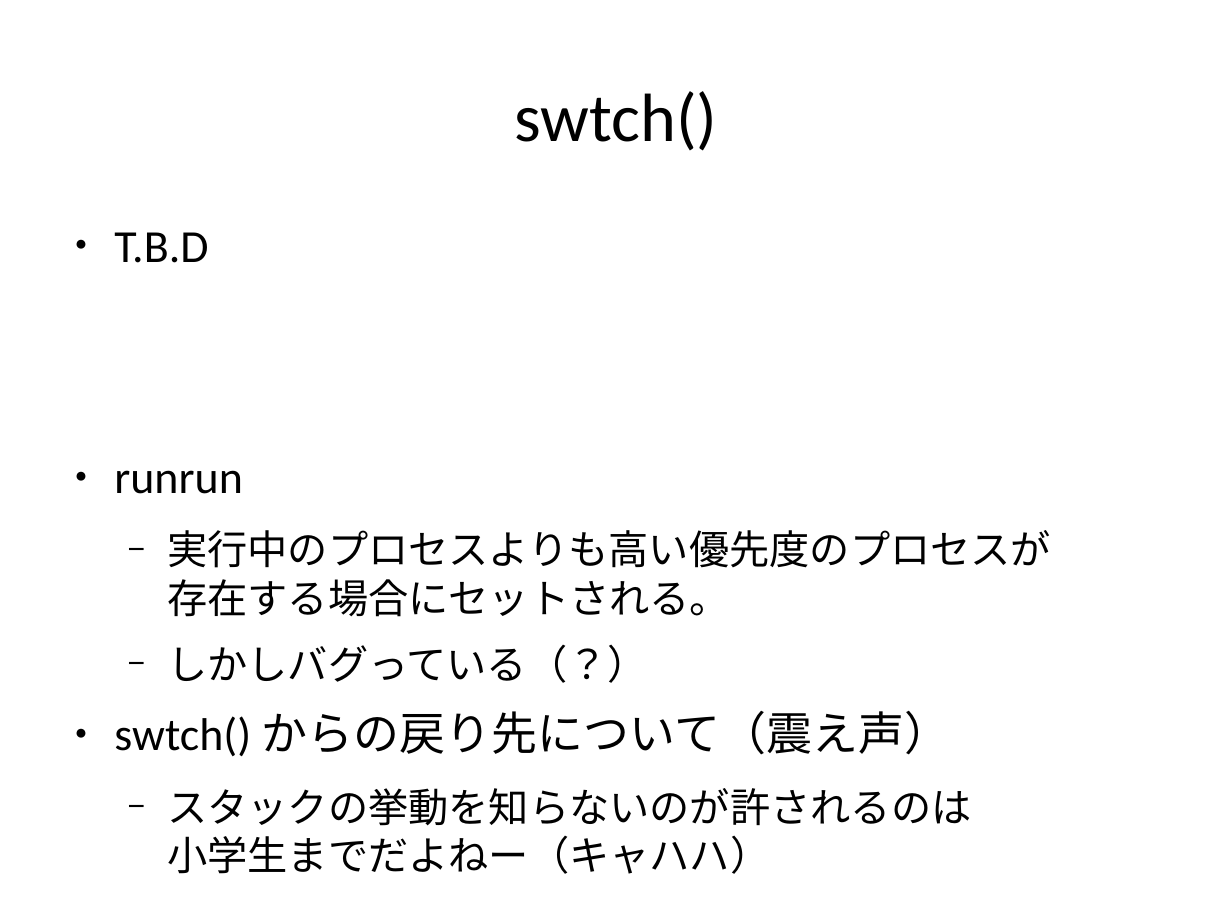
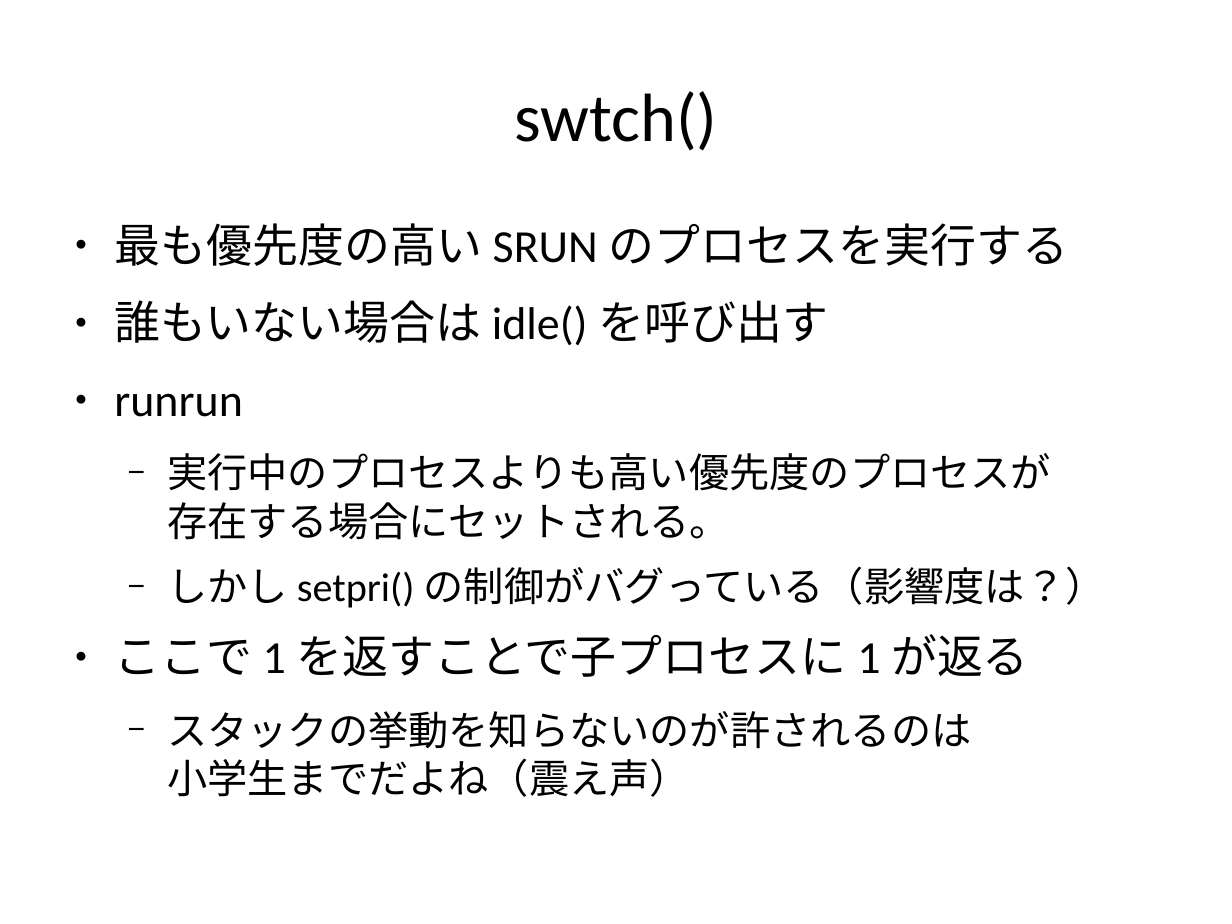
Before and after one commit to andromedroid/ame, a slide deck: slide 16 of doc/unix_v6/process_matome.odp. Drawn at 1232x924 pixels with LibreOffice and Linux fonts; fonts in the diff are those of the drawing. Boxes give left, top, right and bottom in pixels: in the first picture for what was removed or moved away, otherwise in the second. Text is boxed around its words. In the diff, an @@ line names an element or a change of style, - is before the commit and + after.

```diff
--- a/doc/unix_v6/process_matome.odp
+++ b/doc/unix_v6/process_matome.odp
@@ text at (114, 223, 1068, 345): text changed @@
-● T.B.D
+● 最も優先度の高い SRUN のプロセスを実行する
+● 誰もいない場合は idle() を呼び出す
@@ text at (114, 566, 1106, 797): text changed @@
-  − しかしバグっている（？）
-● swtch() からの戻り先について（震え声）
-  − スタックの挙動を知らないのが許されるのは
-    小学生までだよねー（キャハハ）
+  − しかし setpri() の制御がバグっている（影響度は？）
+● ここで 1 を返すことで子プロセスに 1 が返る
+  − スタックの挙動を知らないのが許されるのは
+    小学生までだよね（震え声）
```
Also in this commit, not shown: 8 other slides changed, 14 slides added, 12 slides removed.
